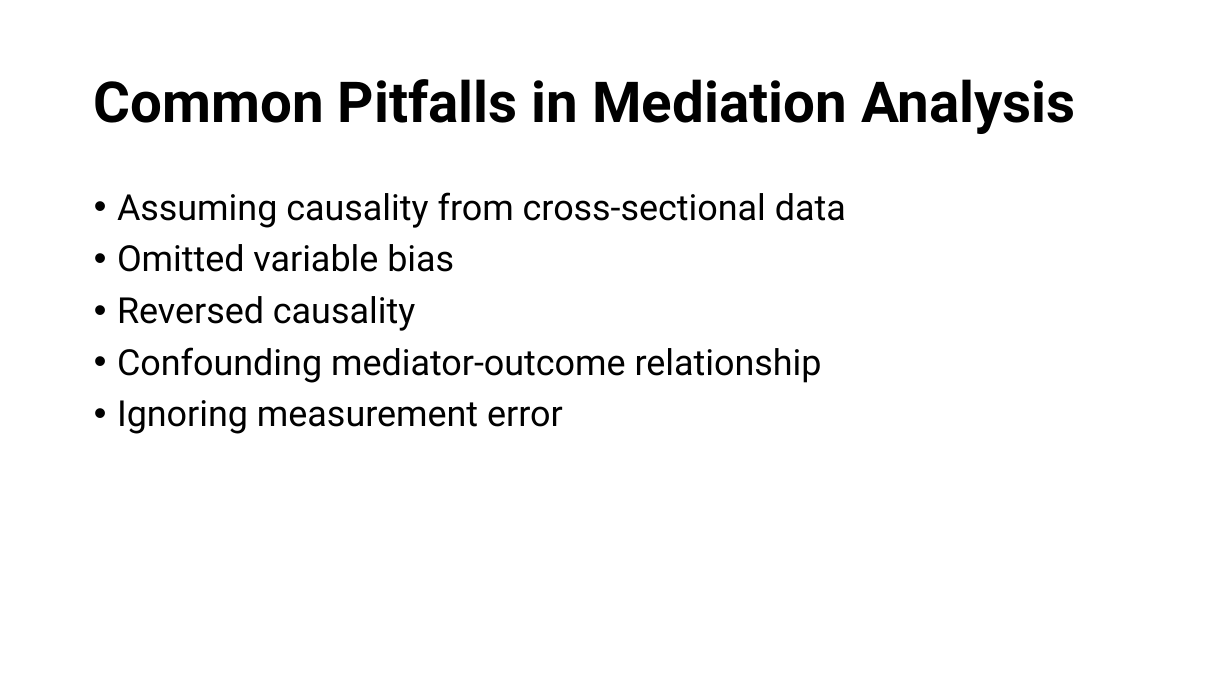
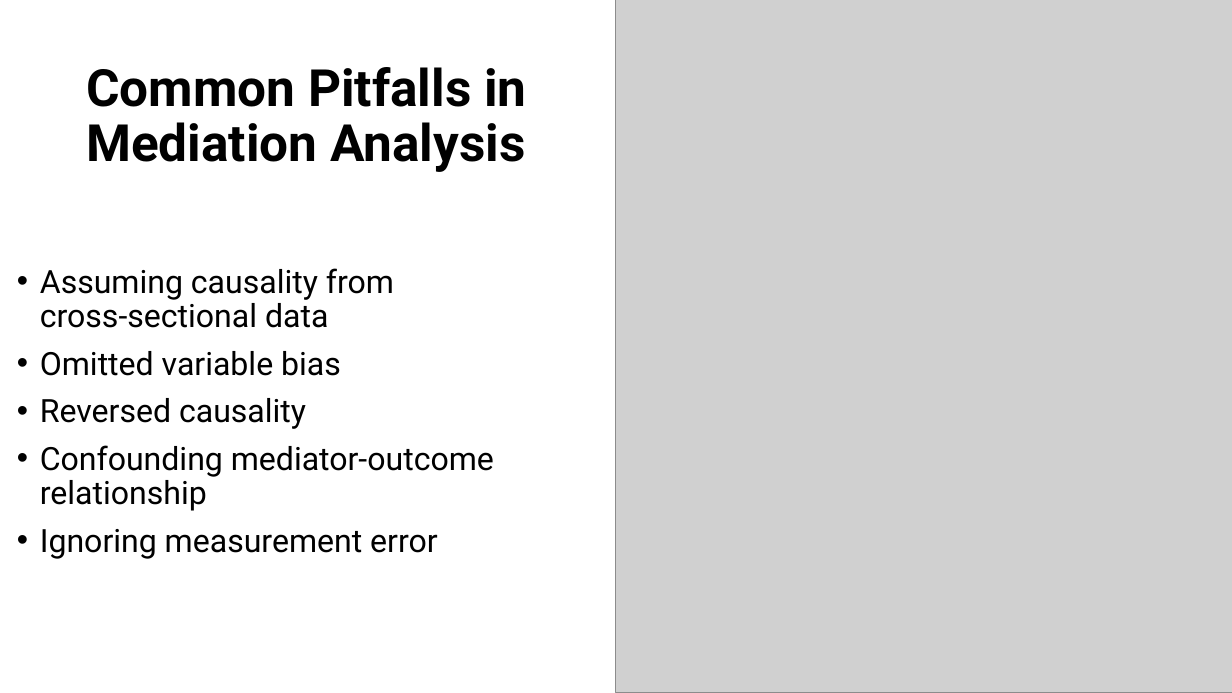
Before and after one commit to EwokOzwok/Data-Analysis-II---CBHPAR-Seminar, a slide deck: slide 16 of Data Analysis II - Mediation and Moderation.pptx (slide 15 before the commit). Drawn at 1232x693 pixels with LibreOffice and Linux fonts; fonts in the diff are those of the drawing; grey boxes stand for pictures. Boxes give left, top, right and bottom in pixels: in the first picture for what was removed or moved away, otherwise in the second. Text is boxed around its words. In the diff, an @@ line names an element or a change of style, - is before the commit and + after.

Commit message:
Mediation Updates

```diff
--- a/Data Analysis II - Mediation and Moderation.pptx
+++ b/Data Analysis II - Mediation and Moderation.pptx
@@ rectangle added at bbox=[0, 0, 861, 231], fill #FFFFFF @@
@@ picture added at bbox=[616, 0, 1232, 693] @@
@@ title "Common Pitfalls in Mediation Analysis": place and size @@
-title "Common Pitfalls in Mediation Analysis" at bbox=[94, 79, 1076, 134]
+title "Common Pitfalls in Mediation Analysis" at bbox=[86, 67, 526, 172]
@@ title "Common Pitfalls in Mediation Analysis" at bbox=[86, 67, 526, 172]: size 44 to 40 pt @@
@@ text "Assuming causality from cross-sectional data": place and size @@
-text "Assuming causality from cross-sectional data" at bbox=[117, 192, 846, 434]
+text "Assuming causality from cross-sectional data" at bbox=[40, 268, 494, 559]
@@ text "Assuming causality from cross-sectional data" at bbox=[40, 268, 494, 559]: size 28 to 25 pt; vertical alignment top to middle @@
```
Also in this commit, not shown: 7 other slides changed, 1 slide added, 3 other files.
